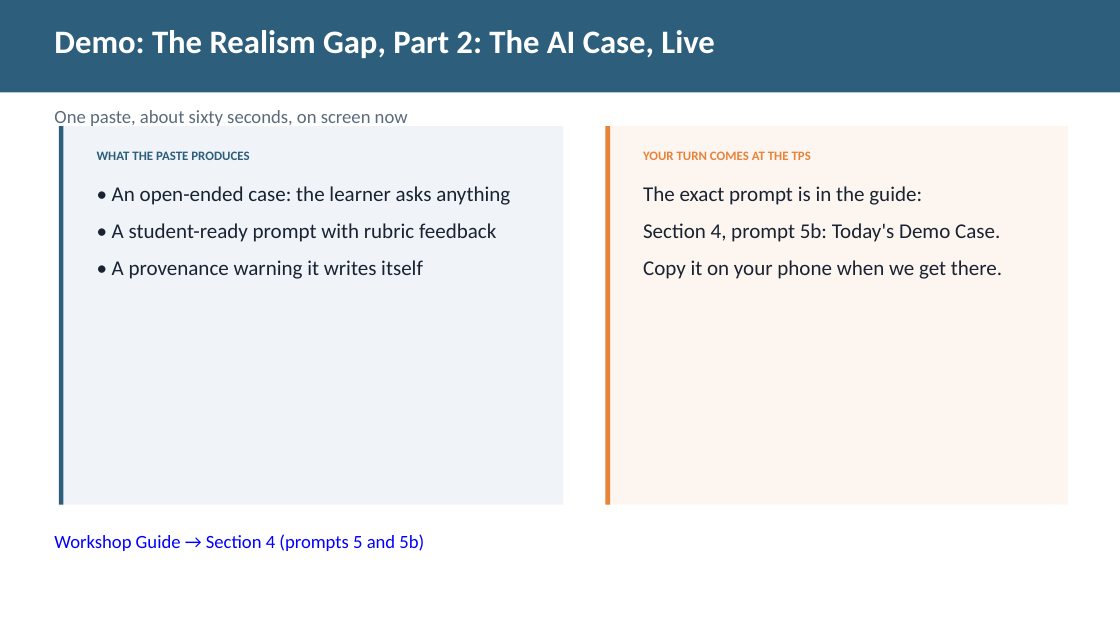
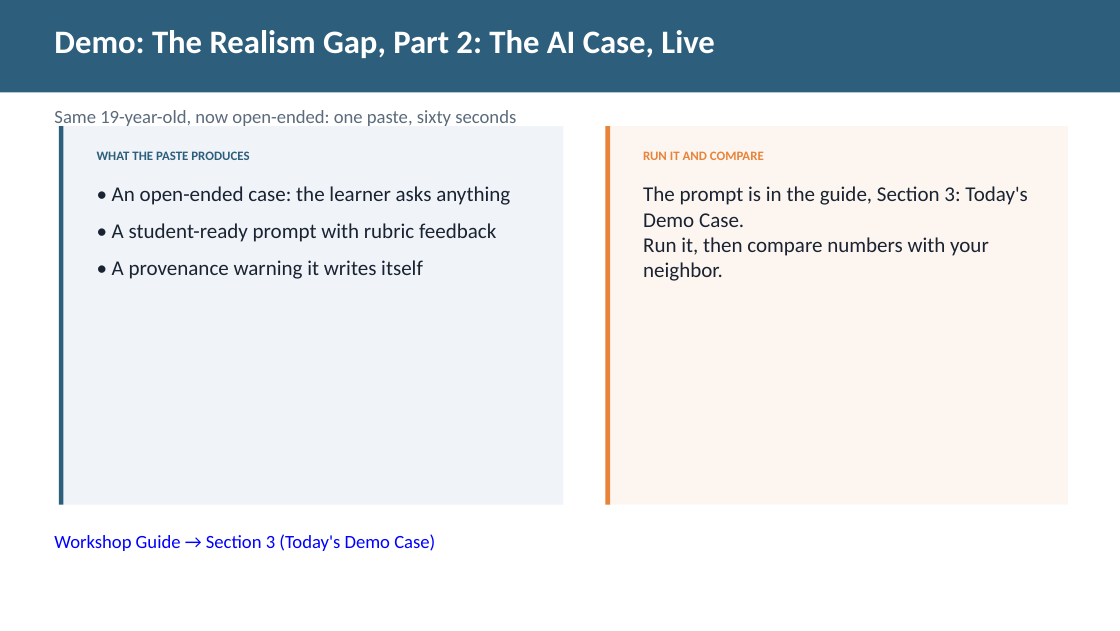
Before and after one commit to diana-brewer/digital-learning-unlocked, a slide deck: slide 6 of Digital Learning Unlocked - Slide Deck.pptx. Drawn at 1120x631 pixels with LibreOffice and Linux fonts; fonts in the diff are those of the drawing. Boxes give left, top, right and bottom in pixels: in the first picture for what was removed or moved away, otherwise in the second. Text is boxed around its words. In the diff, an @@ line names an element or a change of style, - is before the commit and + after.

```diff
--- a/Digital Learning Unlocked - Slide Deck.pptx
+++ b/Digital Learning Unlocked - Slide Deck.pptx
@@ text at box(54, 110, 516, 129): text changed @@
-One paste, about sixty seconds, on screen now
+Same 19-year-old, now open-ended: one paste, sixty seconds
@@ text at box(643, 151, 764, 160): text changed @@
-YOUR TURN COMES AT THE TPS
+RUN IT AND COMPARE
@@ text at box(643, 186, 1027, 281): text changed @@
-The exact prompt is in the guide:
-Section 4, prompt 5b: Today's Demo Case.
-Copy it on your phone when we get there.
+The prompt is in the guide, Section 3: Today's Demo Case.
+Run it, then compare numbers with your neighbor.
@@ text at box(54, 534, 435, 551): text changed @@
-Workshop Guide → Section 4 (prompts 5 and 5b)
+Workshop Guide → Section 3 (Today's Demo Case)
```
Also in this commit, not shown: 7 other slides changed, 3 other files.
